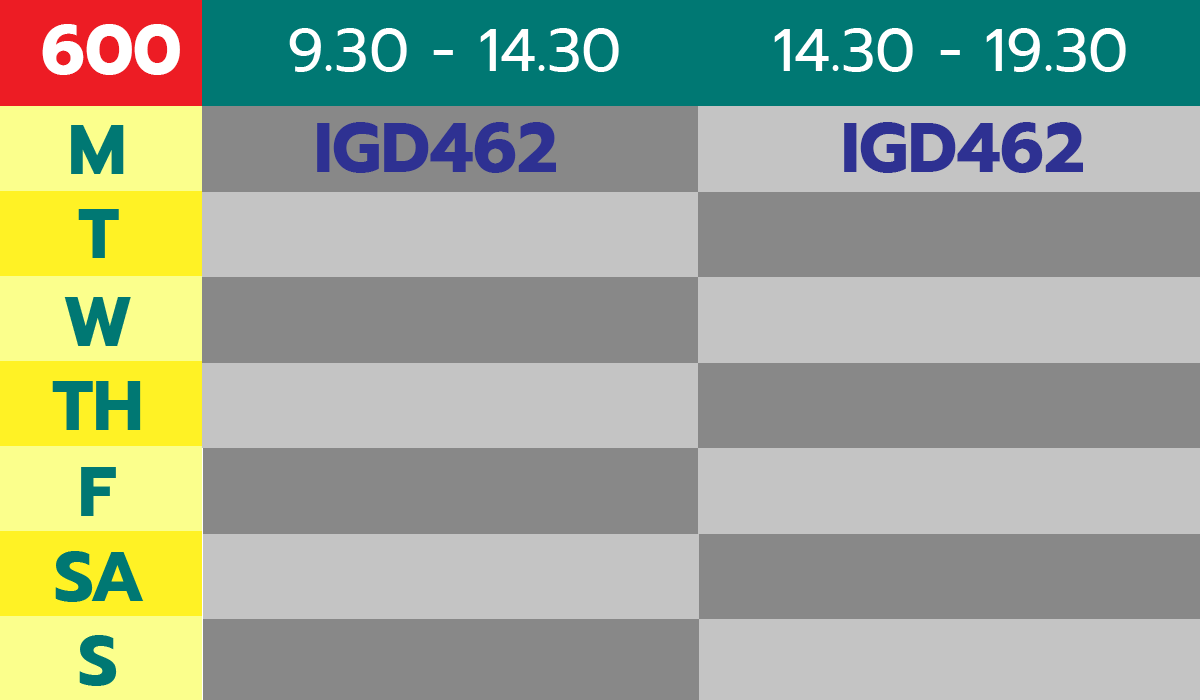
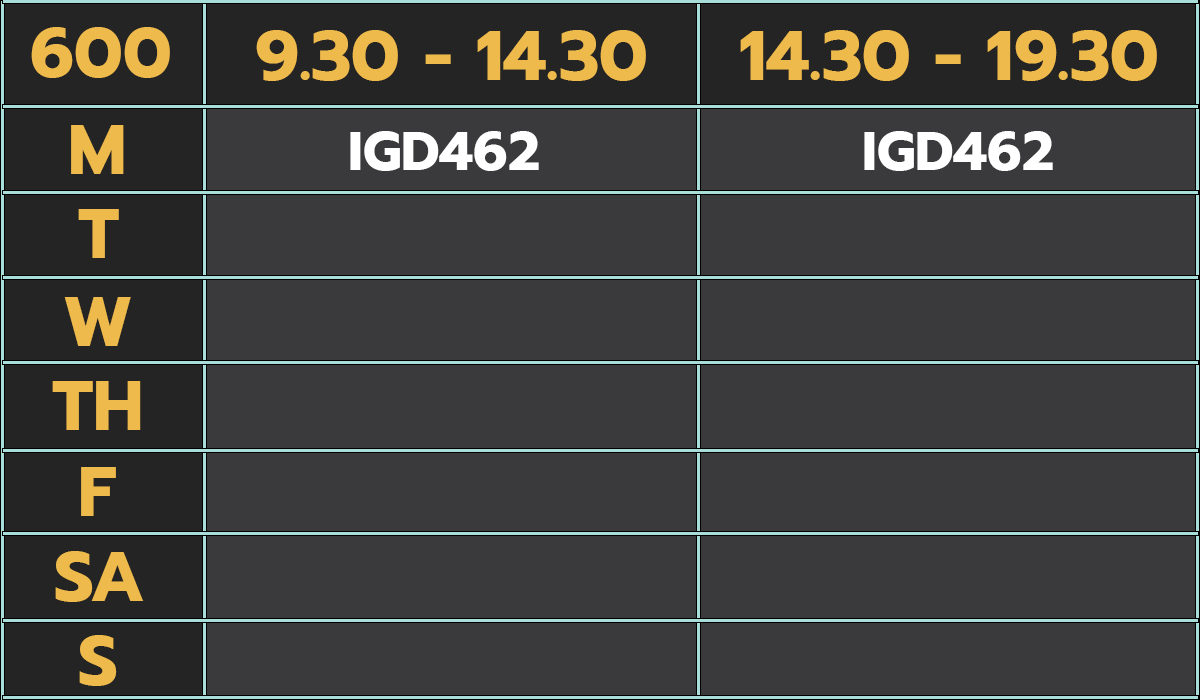
Comparing the layer stacks of the two 1200×700 images. Changes:
painted on "14.30 - 19.30" over bbox(740, 28, 1157, 81)
painted on "9.30 - 14.30" over bbox(256, 28, 646, 81)
painted on "Rectangle 3" over bbox(0, 0, 202, 106)
painted on "Rectangle 2 copy 6" over bbox(0, 531, 202, 616)
painted on "Rectangle 2 copy 5" over bbox(0, 446, 202, 531)
painted on "Rectangle 2 copy 4" over bbox(0, 361, 202, 446)
painted on "Rectangle 2 copy 3" over bbox(0, 276, 202, 361)
painted on "Rectangle 2 copy 2" over bbox(0, 191, 202, 276)
painted on "Rectangle 2 copy" over bbox(0, 106, 202, 191)
painted on "Rectangle 1" over bbox(202, 0, 1200, 106)
painted on "Rectangle 2 copy 15" (1st of 2) over bbox(203, 534, 699, 619)
painted on "Rectangle 2 copy 11" (1st of 2) over bbox(699, 619, 1200, 700)
painted on "Rectangle 2 copy 11" (2nd of 2) over bbox(203, 615, 700, 700)
painted on "Rectangle 2 copy 10" (1st of 2) over bbox(698, 448, 1200, 534)
painted on "Rectangle 2 copy 15" (2nd of 2) over bbox(698, 534, 1200, 619)
painted on "Rectangle 2 copy 10" (2nd of 2) over bbox(203, 448, 700, 534)
painted on "Rectangle 2 copy 14" (1st of 2) over bbox(202, 363, 698, 448)
painted on "Rectangle 2 copy 9" (1st of 2) over bbox(698, 277, 1200, 363)
painted on "Rectangle 2 copy 14" (2nd of 2) over bbox(698, 363, 1200, 448)
painted on "Rectangle 2 copy 9" (2nd of 2) over bbox(202, 277, 699, 363)
painted on "Rectangle 2 copy 12" over bbox(202, 192, 698, 277)
painted on "Rectangle 2 copy 8" over bbox(698, 106, 1200, 192)
painted on "Rectangle 2 copy 13" over bbox(698, 192, 1200, 277)
painted on "Rectangle 2" over bbox(202, 106, 699, 192)
…and 25 more changes (13 added, 11 painted, 1 removed, 2 renamed, 1 visibility)
